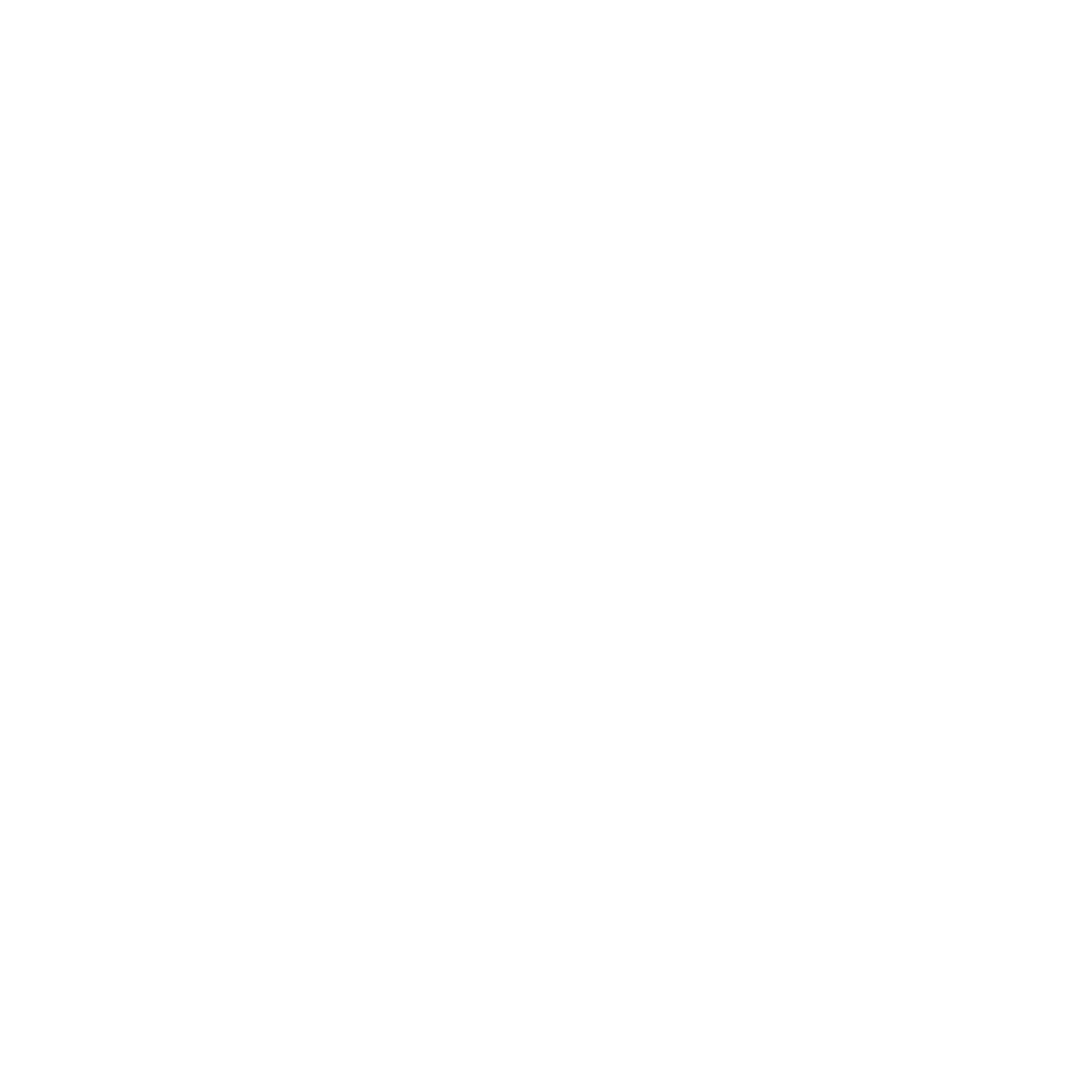
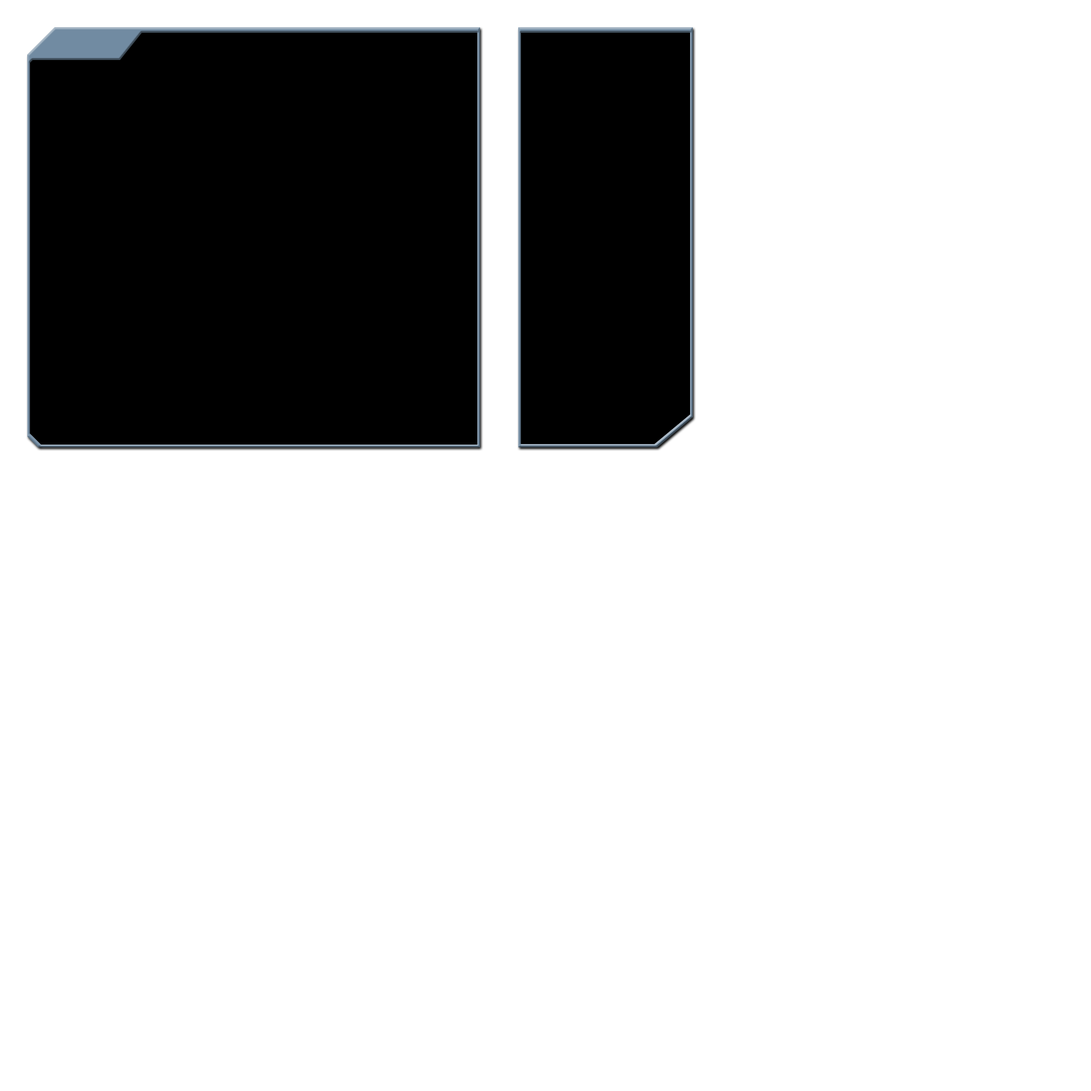
Comparing the layer stacks of the two 1091x1091 images. Changes:
added layer "Item Frame Thin Square" in group "Item Frame" over [518, 27, 694, 448]
added layer "Item Frame Inner Square" in group "Item Frame" over [521, 32, 691, 445]
added group "Thin Square" with 2 layers in group "Mechbay Frame" over [27, 27, 481, 448]
moved "Mechbay Border Thin Square" into group "Thin Square", painted on it over [27, 27, 481, 448]
added layer "Layer 1" in group "Thin Square" over [30, 32, 478, 445]
